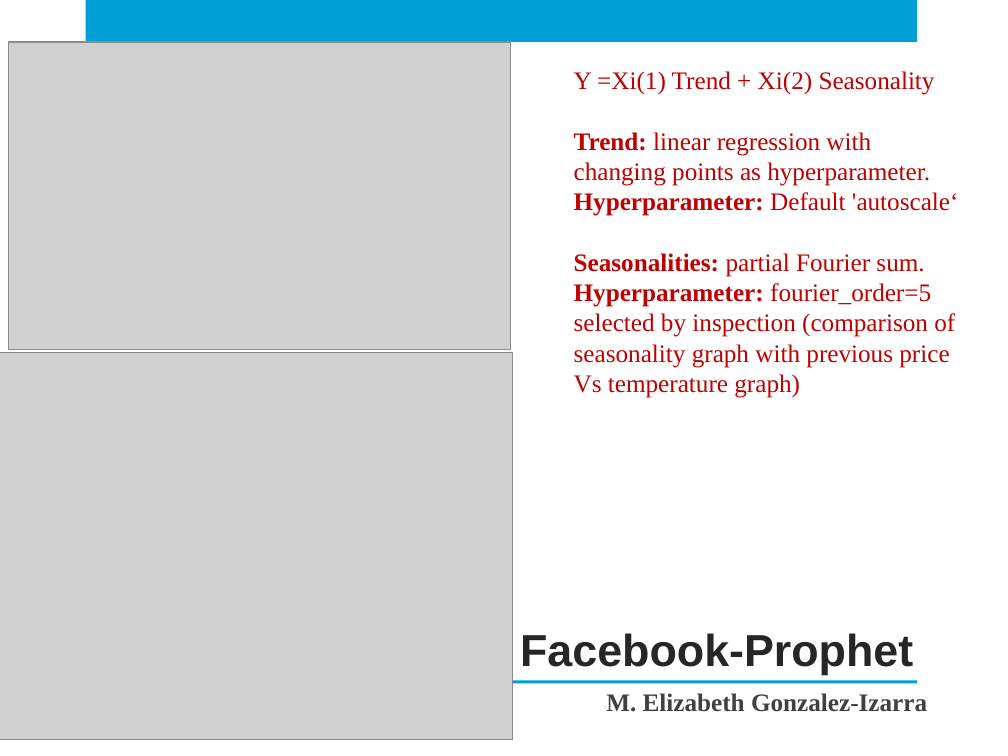
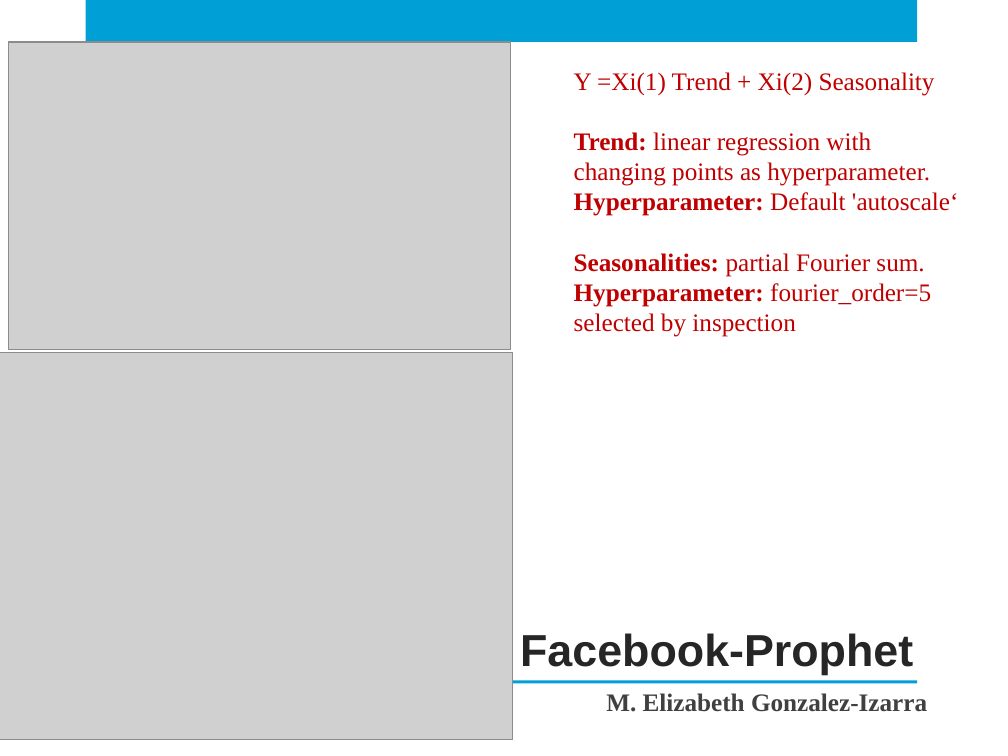
Before and after one commit to megiza/First_CapstoneProject, a slide deck: slide 12 of Electricity_Price_prediction.pptx. Drawn at 1008x756 pixels with LibreOffice and Linux fonts; fonts in the diff are those of the drawing; grey boxes stand for pictures; background and template pictures are left out. Boxes give left, top, right and bottom in pixels: in the first picture for what was removed or moved away, otherwise in the second. Text is boxed around its words. In the diff, an @@ line names an element or a change of style, - is before the commit and + after.

```diff
--- a/Electricity_Price_prediction.pptx
+++ b/Electricity_Price_prediction.pptx
@@ text at <box>574,283,931,337</box>: text changed @@
-Hyperparameter: fourier_order=5 selected by inspection (comparison of seasonality graph with previous price Vs temperature graph)
+Hyperparameter: fourier_order=5 selected by inspection
```
Also in this commit, not shown: 3 other slides changed, 1 other file.
